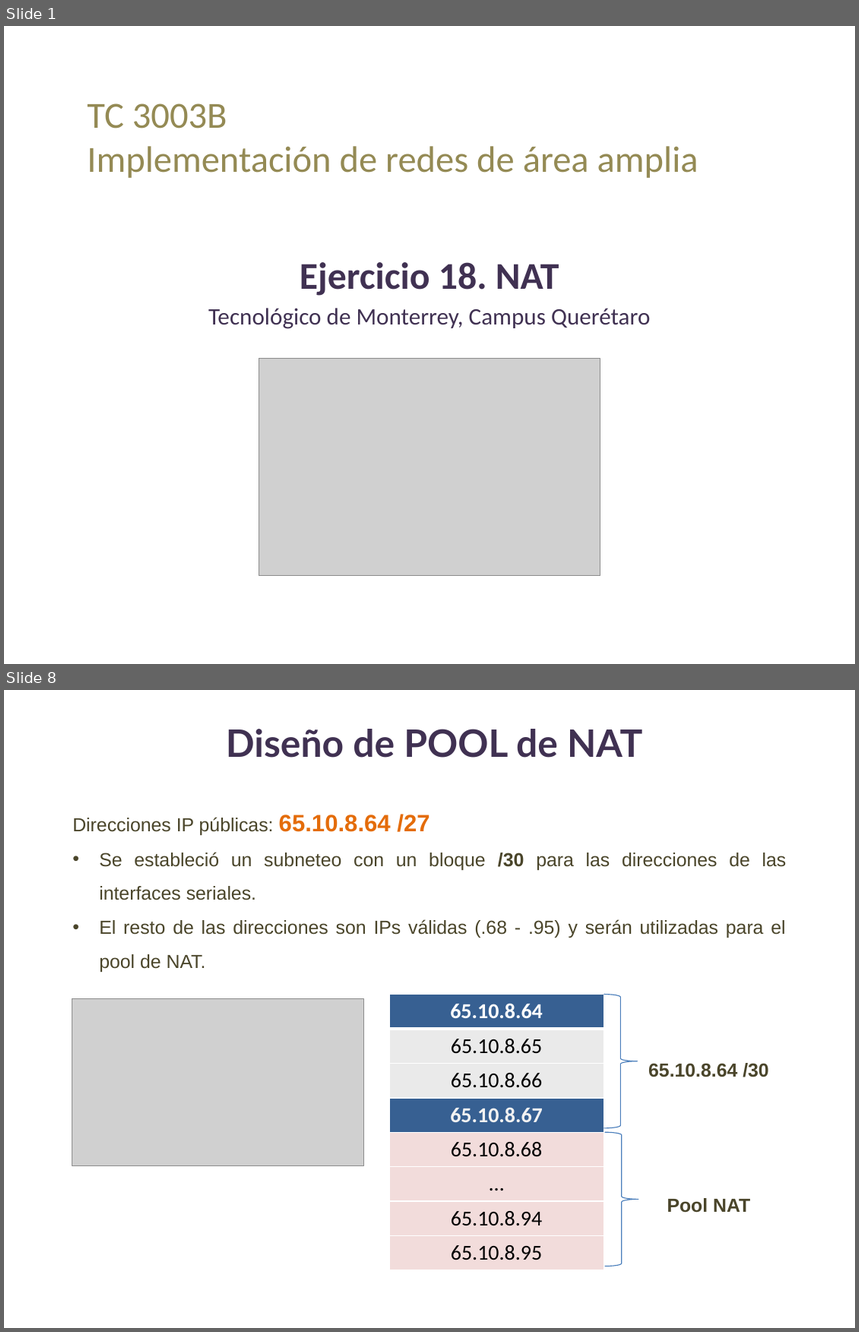
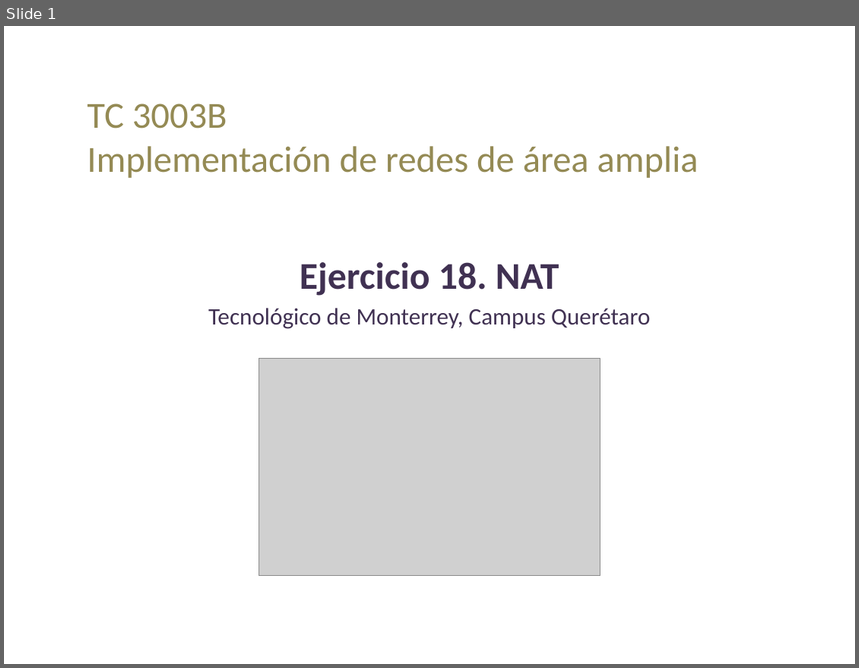
Before and after one commit to lizetheP/WAN, a slide deck: Calendario2024/Ejercicios/E18_NAT/Ejercicio18.pptx. Shown one above the other, each under a label of ours: slides 1 and 8 before the commit, slide 1 after it; the slides between them are not shown. The pictures are 859x1332 and 859x668 pixels, drawn with LibreOffice and Linux fonts; fonts in the diff are those of the drawing; grey boxes stand for pictures. Boxes give left, top, right and bottom in pixels: in the first picture for what was removed or moved away, otherwise in the second. Text is boxed around its words. In the diff, an @@ line names an element or a change of style, - is before the commit and + after.

```diff
--- a/Calendario2024/Ejercicios/E18_NAT/Ejercicio18.pptx
+++ b/Calendario2024/Ejercicios/E18_NAT/Ejercicio18.pptx
@@ slide 8 removed at (4,690,855,1328), background #FFFFFF @@
@@ text removed at (226,729,642,758) @@
-Diseño de POOL de NAT
@@ text removed at (72,814,787,972) @@
-Direcciones IP públicas: 65.10.8.64 /27
-• Se estableció un subneteo con un bloque /30 para las direcciones de las interfaces seriales.
-• El resto de las direcciones son IPs válidas (.68 - .95) y serán utilizadas para el pool de NAT.
@@ picture removed at (72,999,364,1166) @@
@@ table removed at (389,995,604,1271), 8 rows, 1 columns @@
-65.10.8.64
-65.10.8.65
-65.10.8.66
-65.10.8.67
-65.10.8.68
-…
-65.10.8.94
-65.10.8.95
@@ right brace removed at (604,995,637,1129) @@
@@ text removed at (648,1063,769,1078) @@
-65.10.8.64 /30
@@ right brace removed at (605,1132,638,1266) @@
@@ text removed at (667,1198,750,1213) @@
-Pool NAT
```
Also in this commit, not shown: 5 slides changed, 4 slides added, 1 other slide removed, 51 other files.
